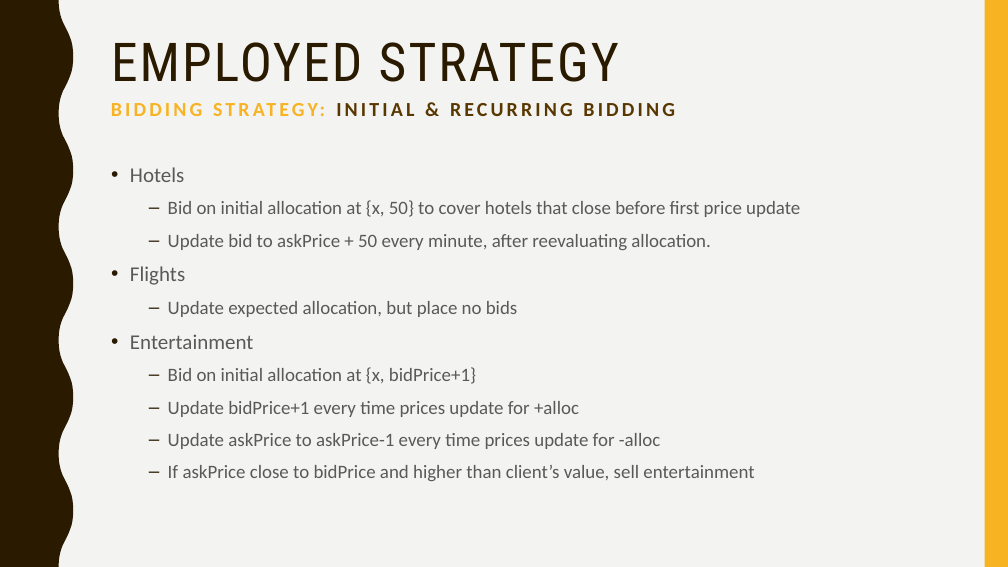
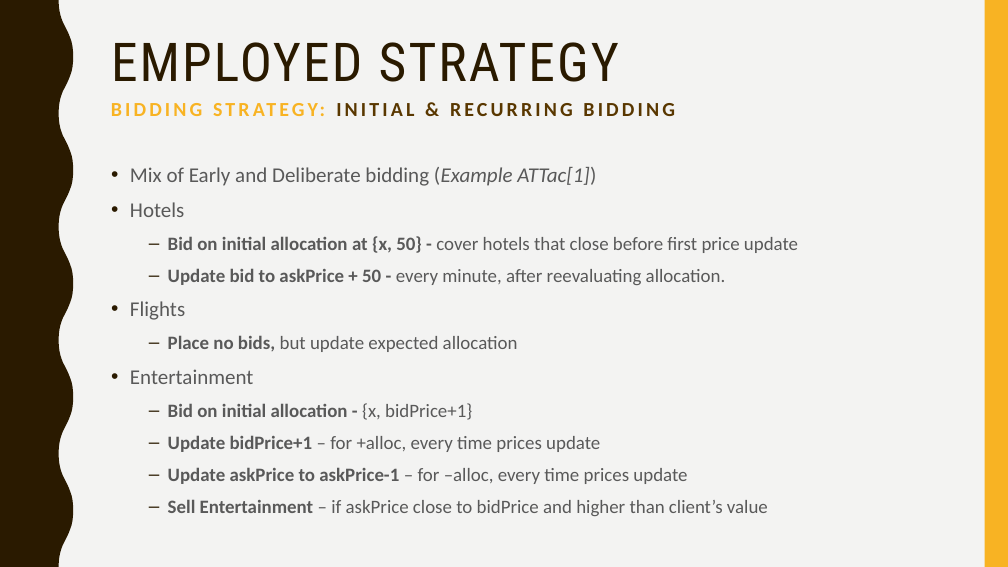
Before and after one commit to Jamiewarb/IntAgents, a slide deck: slide 8 of VivaSlides.pptx. Drawn at 1008x567 pixels with LibreOffice and Linux fonts; fonts in the diff are those of the drawing. Boxes give left, top, right and bottom in pixels: in the first picture for what was removed or moved away, otherwise in the second. Text is boxed around its words. In the diff, an @@ line names an element or a change of style, - is before the commit and + after.

```diff
--- a/VivaSlides.pptx
+++ b/VivaSlides.pptx
@@ text at (130, 167, 596, 186): paragraph added @@
+• Mix of Early and Deliberate bidding (Example ATTac[1])
@@ text at (168, 236, 798, 285): text changed @@
-  – Bid on initial allocation at {x, 50} to cover hotels that close before first price update
-  – Update bid to askPrice + 50 every minute, after reevaluating allocation.
+  – Bid on initial allocation at {x, 50} - cover hotels that close before first price update
+  – Update bid to askPrice + 50 - every minute, after reevaluating allocation.
@@ text at (168, 335, 518, 352): text changed @@
-  – Update expected allocation, but place no bids
+  – Place no bids, but update expected allocation
@@ text at (168, 403, 768, 516): text changed @@
-  – Bid on initial allocation at {x, bidPrice+1}
-  – Update bidPrice+1 every time prices update for +alloc
-  – Update askPrice to askPrice-1 every time prices update for -alloc
-  – If askPrice close to bidPrice and higher than client’s value, sell entertainment
+  – Bid on initial allocation - {x, bidPrice+1}
+  – Update bidPrice+1 – for +alloc, every time prices update
+  – Update askPrice to askPrice-1 – for –alloc, every time prices update
+  – Sell Entertainment – if askPrice close to bidPrice and higher than client’s value
```
Also in this commit, not shown: 4 other slides changed, 6 slides added.
